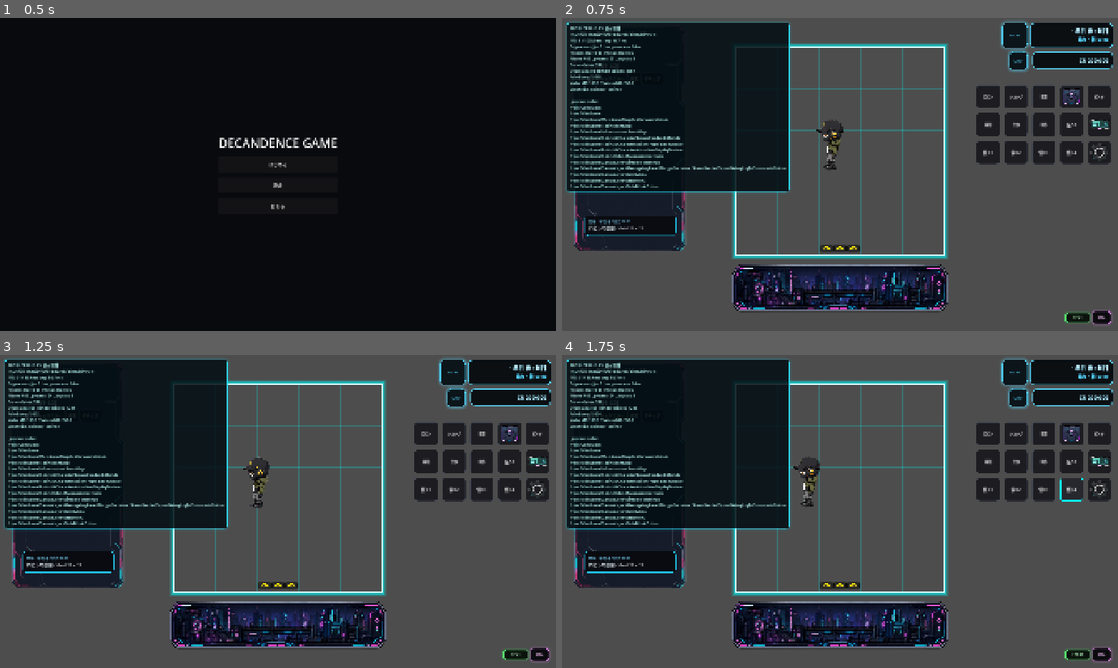
Above: before the commit, frames 1-4 (two rows, left to right).
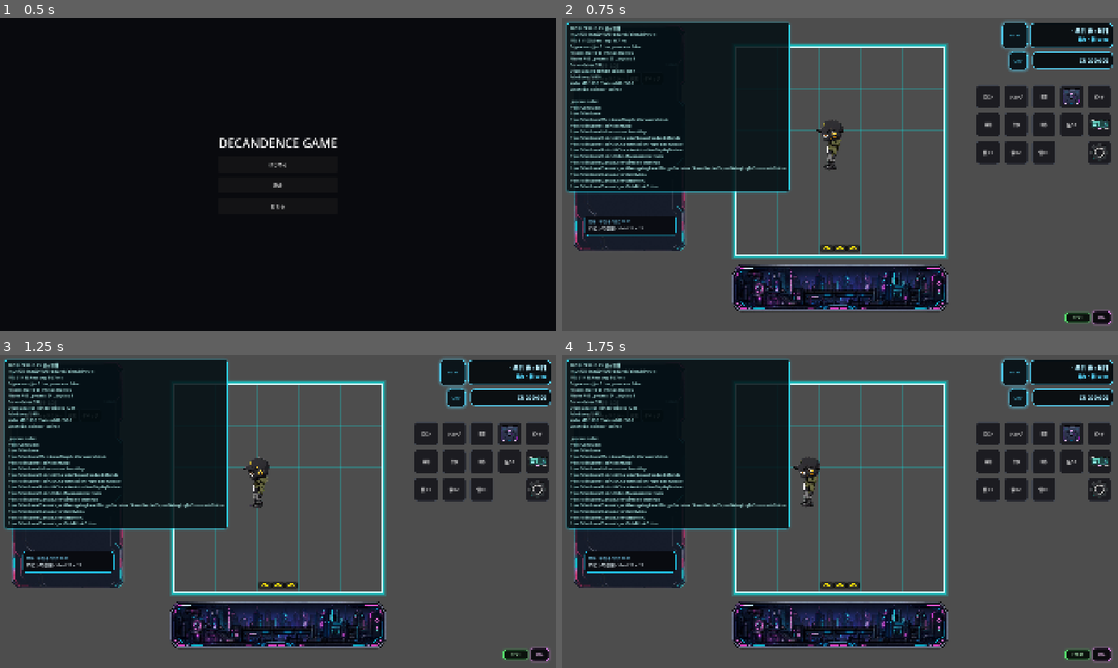
Above: after the commit, the same moments.

Repository: grimoire1089-coder/optimistic
Game: Godot game, scene res://Scenes/Boot/TitleScene.tscn
Two runs of this game, one before a commit and one after it. Both use one fixed random seed, a clock stepped at 60 frames per second and the inputs below. Sound files missing from this copy of the repository are replaced by a short silence.
Inputs (mouse positions are in pixels of both pictures, inside the frame that each line leads up to):
- Up to frame 1 (0.5 s): no input
- Up to frame 2 (0.75 s): click "はじめる" at 0.5 s
- Up to frame 3 (1.25 s): no input
- Up to frame 4 (1.75 s): click (1073, 489) at 1.25 s, where only the run before the commit has a clickable "仮04"

Frame 1 is identical in both runs. In frame 2, 0.3% of the frame differs, in the area x 5-94%, y 18-47%; in frame 3, 0.3%; in frame 4, 0.3%, in the area x 6-94%, y 18-47%.

Commit message:
Add encyclopedia button to right HUD layout

Diff:
--- a/Scripts/UI/HUD/Modules/RightHudLayoutModule.gd
+++ b/Scripts/UI/HUD/Modules/RightHudLayoutModule.gd
@@ -40,7 +40,6 @@
 	"PlaceholderHudButton01",
 	"PlaceholderHudButton02",
 	"PlaceholderHudButton03",
-	"PlaceholderHudButton04",
 	"PlaceholderHudButton05",
 ]
 
@@ -58,7 +57,7 @@
 	"PlaceholderHudButton01": Vector2(THIRD_ROW_PLACEHOLDER_01_LEFT, THIRD_ROW_TOP),
 	"PlaceholderHudButton02": Vector2(THIRD_ROW_PLACEHOLDER_02_LEFT, THIRD_ROW_TOP),
 	"PlaceholderHudButton03": Vector2(THIRD_ROW_PLACEHOLDER_03_LEFT, THIRD_ROW_TOP),
-	"PlaceholderHudButton04": Vector2(THIRD_ROW_PLACEHOLDER_04_LEFT, THIRD_ROW_TOP),
+	"EncyclopediaButton": Vector2(THIRD_ROW_PLACEHOLDER_04_LEFT, THIRD_ROW_TOP),
 	"PlaceholderHudButton05": Vector2(SECOND_ROW_SETTINGS_LEFT, SECOND_ROW_TOP),
 }
 
